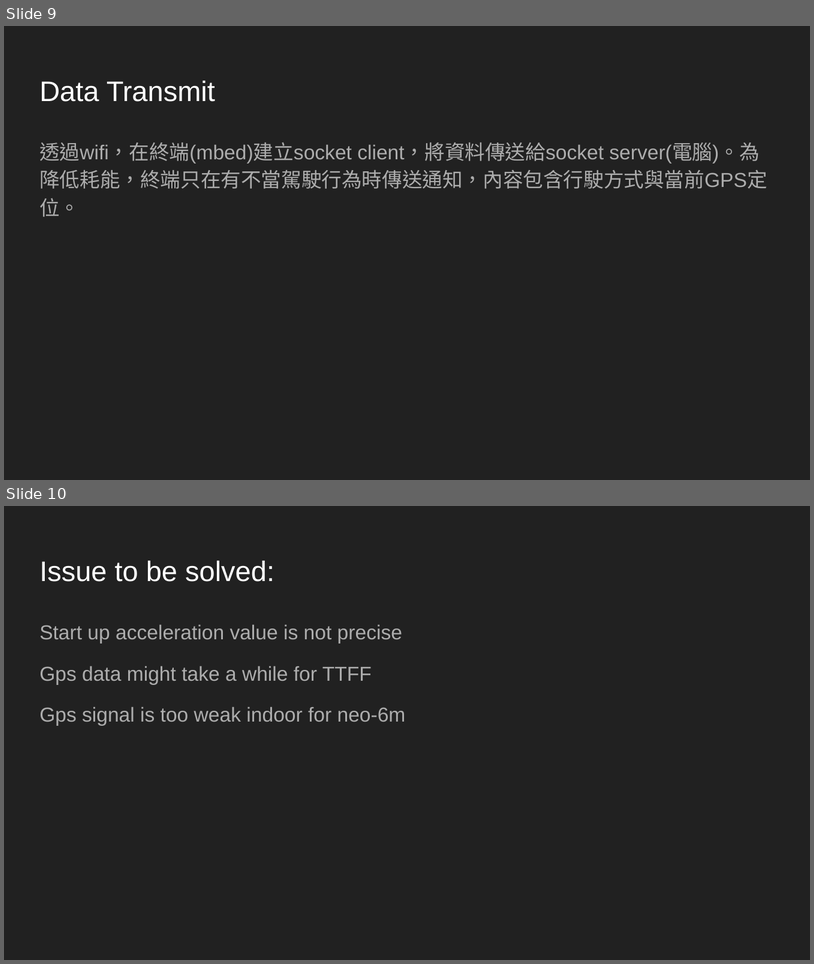
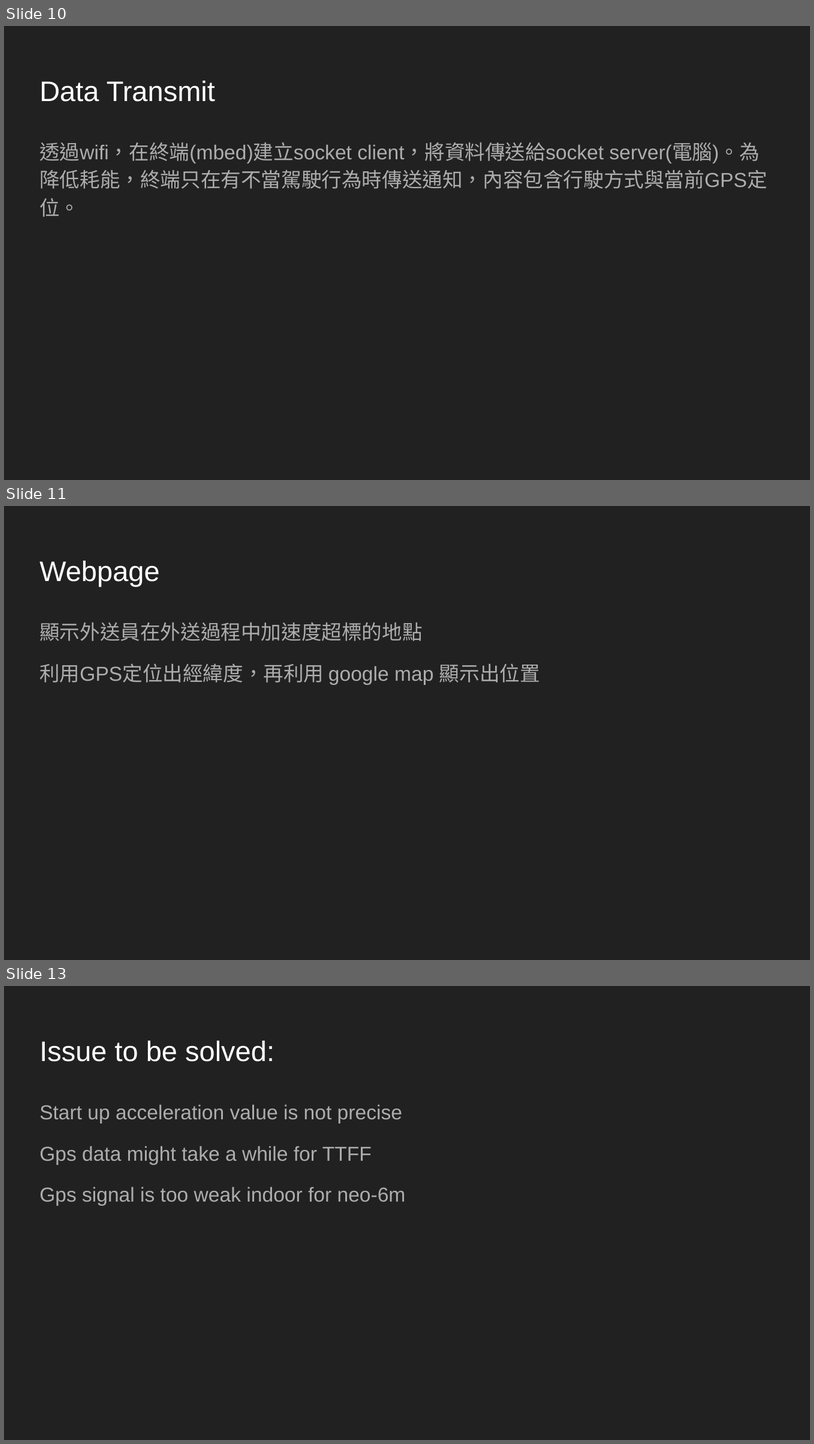
Before and after one commit to NTUEE-ESLab/2020-take-away, a slide deck: take away.pptx. Shown one above the other, each under a label of ours: slides 9 and 10 before the commit, slides 10, 11 and 13 after it; the slides between them are not shown. The pictures are 814x964 and 814x1444 pixels, drawn with LibreOffice and Linux fonts; fonts in the diff are those of the drawing. Boxes give left, top, right and bottom in pixels: in the first picture for what was removed or moved away, otherwise in the second. Text is boxed around its words. In the diff, an @@ line names an element or a change of style, - is before the commit and + after.

```diff
--- a/take away.pptx
+++ b/take away.pptx
@@ slide 11 added at box(4, 506, 810, 960), background #212121 @@
@@ title added at box(39, 561, 159, 586), 25.2 pt, text #FFFFFF @@
+Webpage
@@ text added at box(39, 622, 540, 684), 18 pt, text #ADADAD @@
+顯示外送員在外送過程中加速度超標的地點
+利用GPS定位出經緯度，再利用 google map 顯示出位置
@@ what was slide 9 is now slide 10 @@
@@ what was slide 10 is now slide 13 @@
```
Also in this commit, not shown: 2 other slides added.
